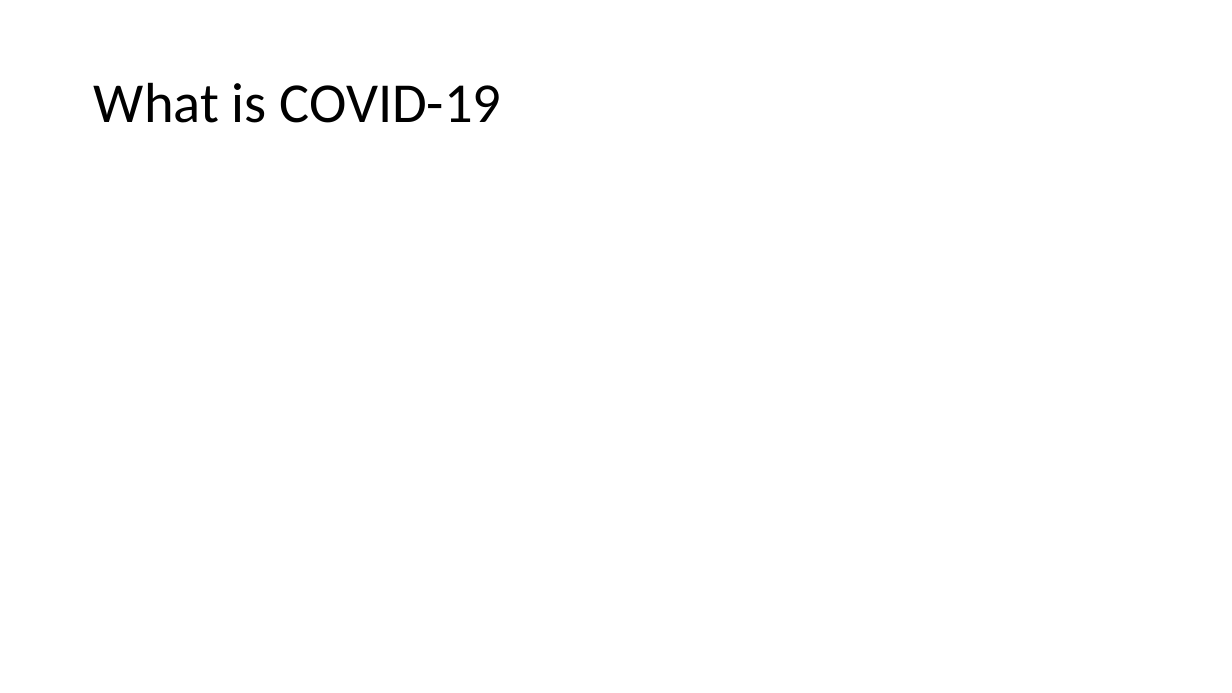
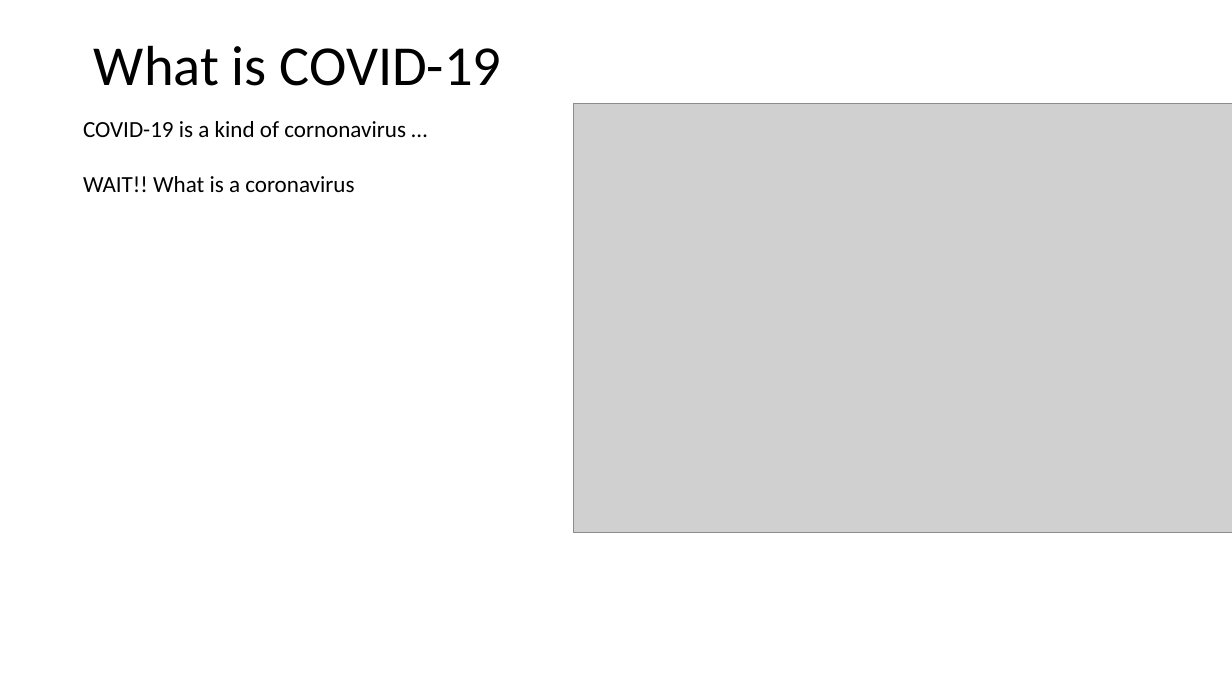
Before and after one commit to engmarkrezk/DFT_FinalProject, a slide deck: slide 4 of DFT finalppt.pptx (slide 3 before the commit). Drawn at 1232x693 pixels with LibreOffice and Linux fonts; fonts in the diff are those of the drawing; grey boxes stand for pictures. Boxes give left, top, right and bottom in pixels: in the first picture for what was removed or moved away, otherwise in the second. Text is boxed around its words. In the diff, an @@ line names an element or a change of style, - is before the commit and + after.

Commit message:
adding to the PPT

```diff
--- a/DFT finalppt.pptx
+++ b/DFT finalppt.pptx
@@ title "What is COVID-19": place and size @@
-title "What is COVID-19" at [94, 82, 502, 123]
+title "What is COVID-19" at [94, 45, 502, 86]
@@ picture added at [573, 104, 1232, 533] @@
@@ text added at [83, 121, 406, 192], 18 pt, text #000000 @@
+COVID-19 is a kind of cornonavirus …
+WAIT!! What is a coronavirus
```
Also in this commit, not shown: 1 slide added.
